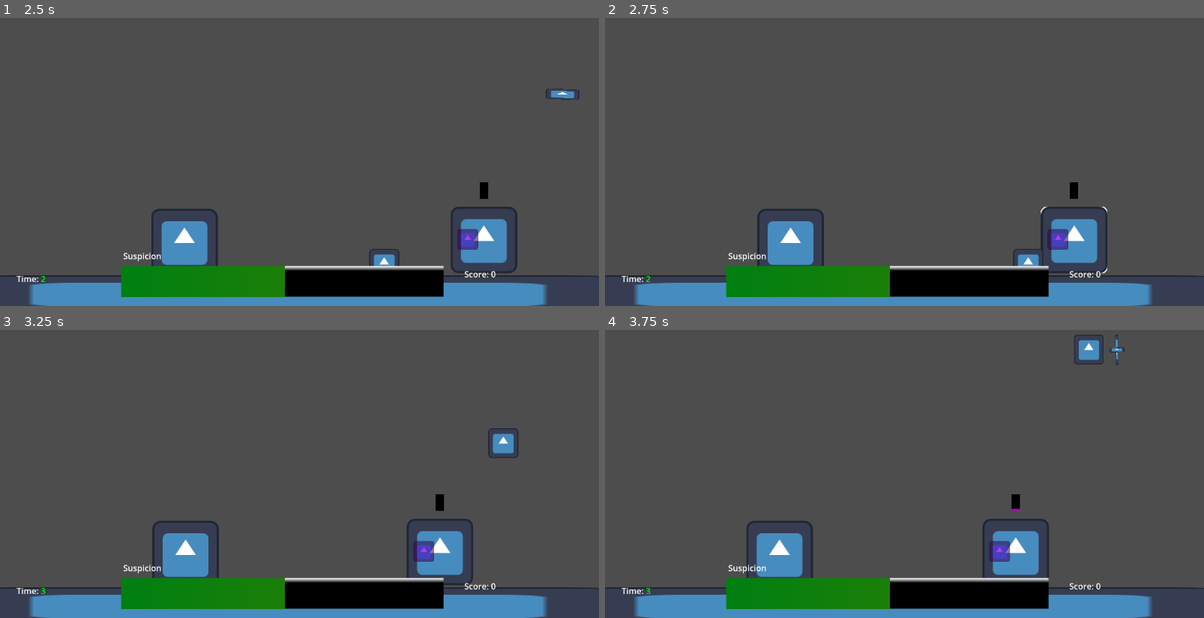
Above: before the commit, frames 1-4 (two rows, left to right).
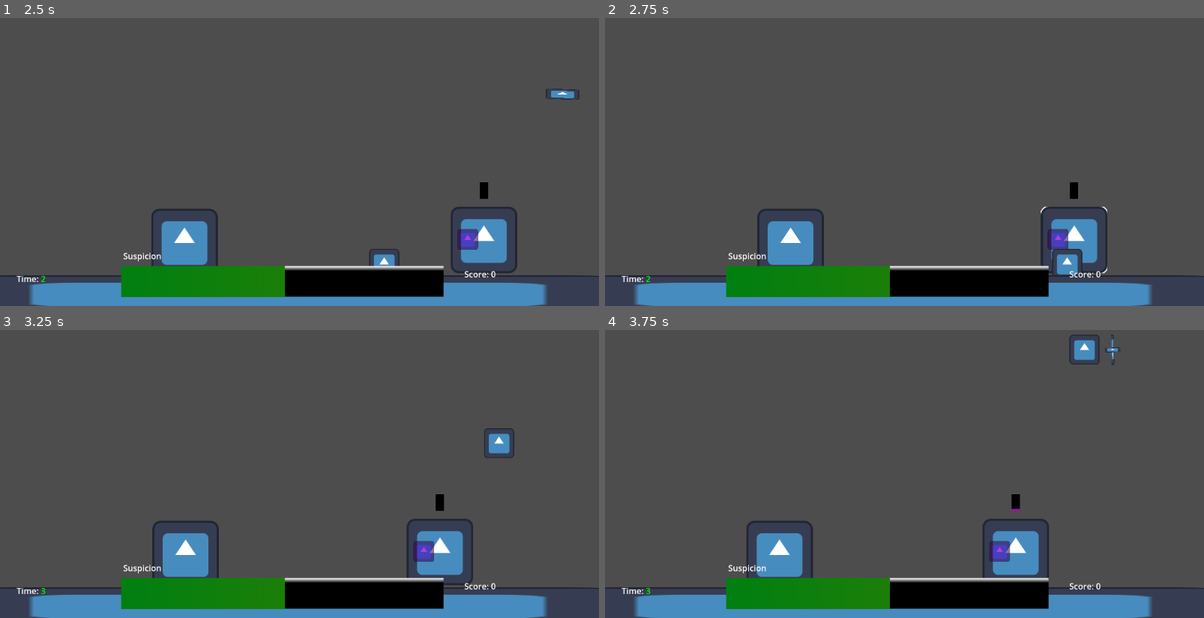
Above: after the commit, the same moments.

Repository: Jose-YP/Melon2023
Game: Godot game, scene res://Scenes/Main.tscn
Two runs of this game, one before a commit and one after it. Both use one fixed random seed, a clock stepped at 60 frames per second and the inputs below. The engine's default icon, where the game draws it, is replaced by a stand-in: a white triangle on a blue panel in a dark square.
Inputs (mouse positions are in pixels of both pictures, inside the frame that each line leads up to):
- Up to frame 1 (2.5 s): tap Enter at 0.5 s; move the mouse to (431, 121) at 0.52 s; press the mouse at (431, 121) at 0.53 s; hold D (Right) 0.53-1.28 s; move the mouse to (179, 153) at 1.27 s; release the mouse at (179, 153) at 1.28 s; hold S (Down) 1.28-2.03 s; click (179, 153) at 1.35 s; move the mouse to (359, 64) at 2.02 s; press the mouse at (359, 64) at 2.03 s; hold D (Right) from 2.03 s (still down)
- Up to frame 2 (2.75 s): keep holding D (Right)
- Up to frame 3 (3.25 s): move the mouse to (269, 517) at 2.77 s; release D (Right) at 2.78 s; release the mouse at (269, 517) at 2.78 s; hold W (Up) from 2.78 s (still down); click (269, 517) at 2.85 s
- Up to frame 4 (3.75 s): move the mouse to (1084, 499) at 3.52 s; release W (Up) at 3.53 s; press the mouse at (1084, 499) at 3.53 s; hold A (Left) from 3.53 s (still down)

Frame 1 is identical in both runs. In frame 2, 0.5% of the frame differs, in the area x 68-80%, y 80-90%; in frame 3, 0.2%; in frame 4, 0.3%.

Commit message:
Lover moves towards their crush correctly
Now I need tog get both of them to leave and despawn, once they despawn they will raise the score

Diff:
--- a/Code/Main.gd
+++ b/Code/Main.gd
@@ -54,20 +54,32 @@
 	pass
 
 func loverConfidence(body):
-	if not body.moving:
+	var distance = body.crush.global_position.x - body.global_position.x
+	if not body.moving and abs(distance) > 150:
 		body.assignedMove = body.move.LOVER
 		body.crush.assignedMove = body.move.LOVER
-		print("Crush: ",body.crush)
+		if body.crush.moving:
+			body.crush.currentTween.kill()
+			body.crush.moving = false
 
-		var distance = body.crush.position.x - body.position.x
+
 		print(distance)
-		if distance >= 0:
-			pass
+		if distance * body.facing <= 0:
+			print("Facing different directions", distance, body.scale.x)
+			body.scale.x *= -1
+			body.movement(distance)
+		else:
+			print("Facing same directions", distance, body.scale.x)
+			body.movement(-1 * distance)
 
-		await body.movement(distance)
+		body.inLove = true
+		body.crush.inLove = true
 
-		body.inLove = false
-		body.crush.inLove = true
+	elif abs(distance) <= 150:
+		if body.moving:
+			body.currentTween.kill()
+			body.moving = false
+
 
 func riseLimits(character,lover = false):
 	if character:
--- a/Code/Player.gd
+++ b/Code/Player.gd
@@ -49,16 +49,19 @@
 
 func _process(delta):
 	if not whispering:
-		basicMove(delta)
+		if currentLocation == location.GROUNDED:
+			pass
 
-		if not meleeRange and bowAllowed:
-			rangedMove()
+		else:
+			basicMove(delta)
 
-		elif meleeRange:
-			meleeMove()
+			if not meleeRange and bowAllowed:
+				rangedMove()
+
+			elif meleeRange:
+				meleeMove()
 
 	else:
-
 		if Input.is_action_just_released("Action"):
 			whispering = false
 			meleeFocus.gettingWhispered = false
--- a/Code/character.gd
+++ b/Code/character.gd
@@ -92,7 +92,7 @@
 		await movement(randi_range(200,300))
 	else:
 		if randi_range(0,3) != 1: #1/4th chance of moving back
-			scale.x = scale.x * -1
+			scale.x *= -1
 			facing *= -1
 		await movement(randi_range(200,300))
 
--- a/Scenes/Background.tscn
+++ b/Scenes/Background.tscn
@@ -9,6 +9,8 @@
 size = Vector2(1438, 60)
 
 [node name="StaticBody2D" type="StaticBody2D"]
+collision_layer = 3
+collision_mask = 3
 
 [node name="StrickArea" type="Area2D" parent="."]
 
--- a/Scenes/Main.tscn
+++ b/Scenes/Main.tscn
@@ -46,16 +46,15 @@
 [node name="Boundaries" type="Node2D" parent="."]
 position = Vector2(348, 214)
 metadata/_edit_lock_ = true
-metadata/_edit_group_ = true
 
 [node name="BackgroundObject" parent="Boundaries" instance=ExtResource("5_ck750")]
 position = Vector2(206, 411)
 
 [node name="PlayerBounds" parent="Boundaries" instance=ExtResource("7_s18jr")]
-position = Vector2(-369, 103)
+position = Vector2(-371, 103)
 
 [node name="PlayerBounds2" parent="Boundaries" instance=ExtResource("7_s18jr")]
-position = Vector2(819, 127)
+position = Vector2(827, 127)
 
 [node name="PlayerBounds3" parent="Boundaries" instance=ExtResource("7_s18jr")]
 position = Vector2(210, -239)
--- a/Scenes/Player.tscn
+++ b/Scenes/Player.tscn
@@ -12,8 +12,8 @@
 size = Vector2(215, 196)
 
 [node name="Player" type="CharacterBody2D"]
-collision_layer = 3
-collision_mask = 3
+collision_layer = 2
+collision_mask = 2
 motion_mode = 1
 script = ExtResource("1_pcrn1")
 bowDistance = 500
